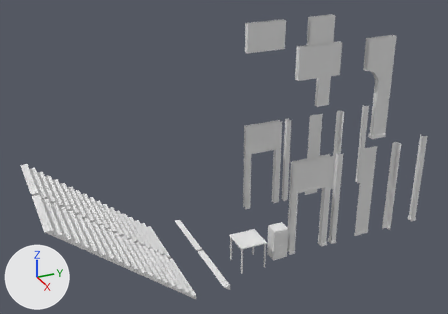
Before and after pictures for a commit that changed the glTF model assets/models/interior/big-interior-set.glb.
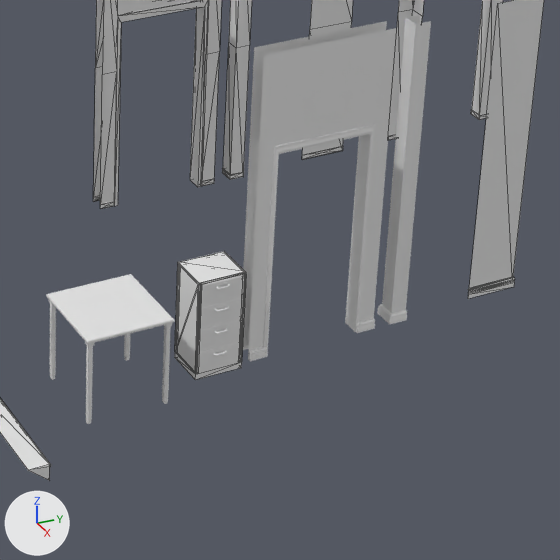
Each version is shown whole from a camera (50 mm lens) standing at (13.64, -10.89, 10.39) and looking at (-1.22, -4.21, 2.96), then close up on the part from 48% to 85% of the width and 47% to 100% of the height. Arrows for +X, +Y and +Z are at lower left; the lights stay in place. The close-ups show mesh edges as thin lines.

The first close-up shows 'FilingCabinet', 'FilingCabinetDrawer', 'InteriorWall', 'InteriorWallSmallBend', 'InteriorWallStandardDoorframe', 'OfficeWall.001', 'OfficeWall.002', 'OfficeWallCorner.001', 'OfficeWallEdge.001', 'OfficeWallStandardDoorframe.001', 'StaircaseSingleStep', 'Table'.
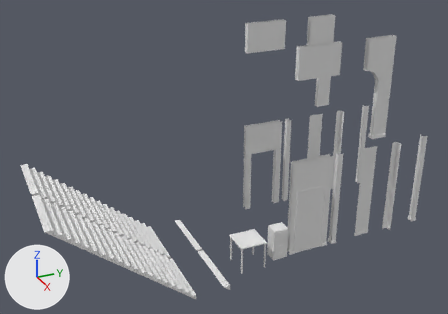
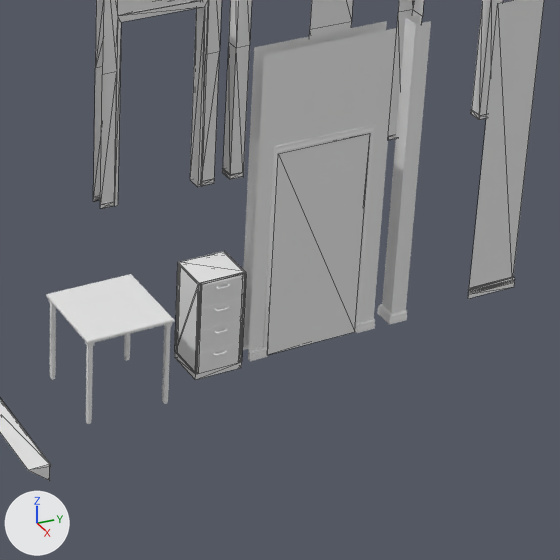
What differs and where, as boxes [x1, y1, x2, y2] in the close-ups (560 x 560 px):
'baseDoor', added: after [268, 134, 370, 355]

The change, as a diff of the scene's bpy script:
```diff
--- a/assets/models/interior/big-interior-set.glb.py
+++ b/assets/models/interior/big-interior-set.glb.py
@@ me_cube @@
+me_cube.from_pydata(...)  # a box spanning x -0.04..0.0, y -0.92..0.0, z 0.0..2.03
@@ ob_basedoor @@
+ob_basedoor = bpy.data.objects.new('baseDoor', me_cube)
+ob_basedoor.location = (0.079, -1.54, 0.0)
```
